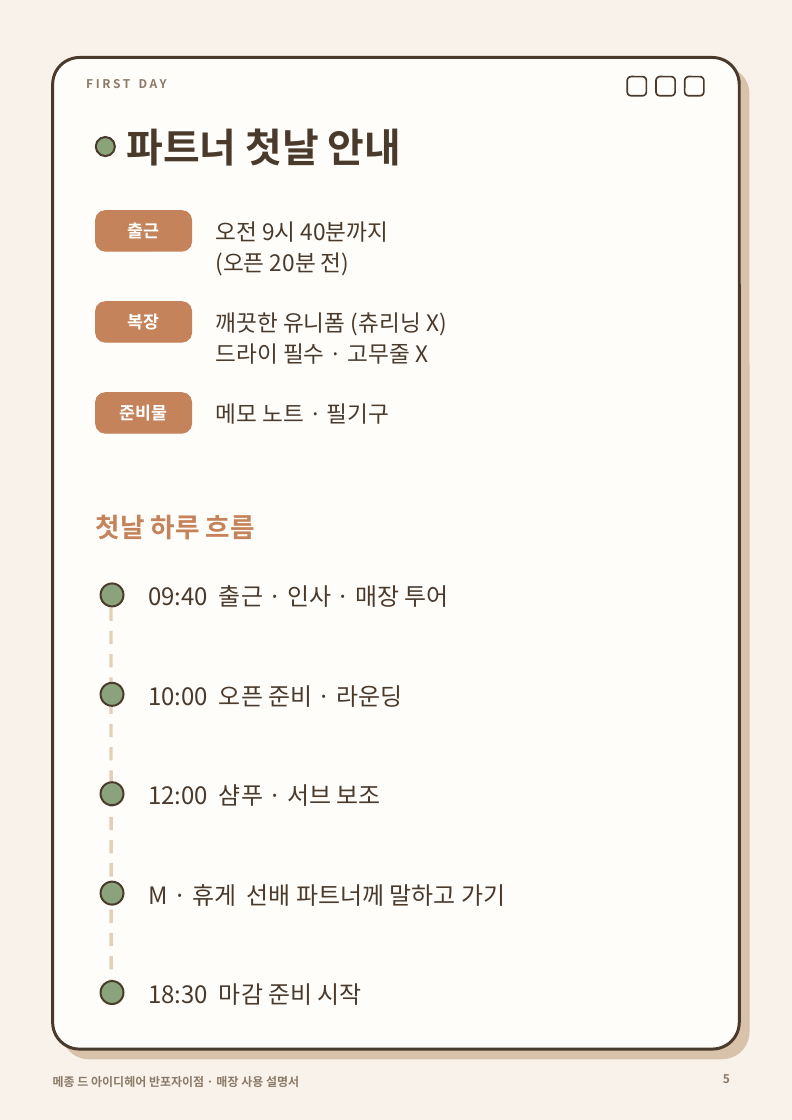
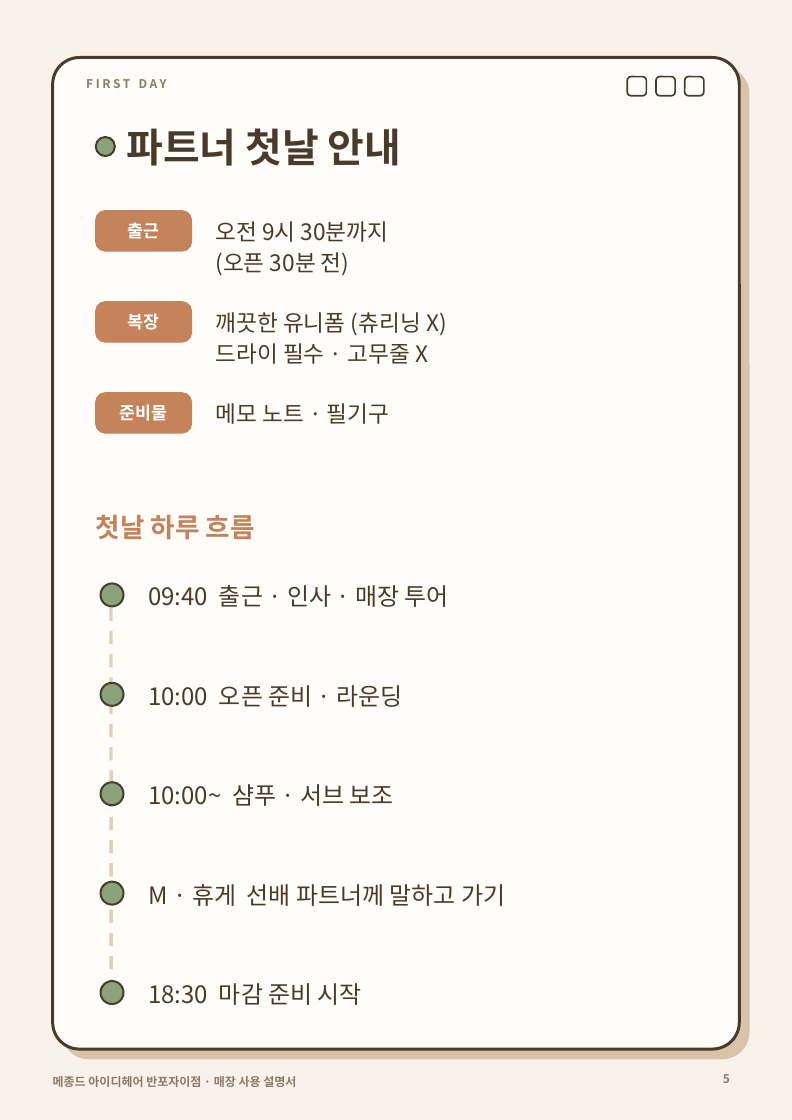
Before and after one commit to ehdrhks2607-eng/daily-cards, a slide deck: slide 5 of salon/salon_a4_pages.pptx. Drawn at 792x1120 pixels with LibreOffice and Linux fonts; fonts in the diff are those of the drawing. Boxes give left, top, right and bottom in pixels: in the first picture for what was removed or moved away, otherwise in the second. Text is boxed around its words. In the diff, an @@ line names an element or a change of style, - is before the commit and + after.

```diff
--- a/salon/salon_a4_pages.pptx
+++ b/salon/salon_a4_pages.pptx
@@ text at bbox=[215, 221, 389, 276]: text changed @@
-오전 9시 40분까지
-(오픈 20분 전)
+오전 9시 30분까지
+(오픈 30분 전)
@@ text at bbox=[148, 784, 394, 806]: text changed @@
-12:00 샴푸 · 서브 보조
+10:00~ 샴푸 · 서브 보조
@@ text at bbox=[53, 1076, 296, 1087]: spaces changed @@
-메종 드 아이디헤어 반포자이점 · 매장 사용 설명서
+메종드 아이디헤어 반포자이점 · 매장 사용 설명서
```
Also in this commit, not shown: 7 other slides changed, 2 slides removed, 8 other files.
